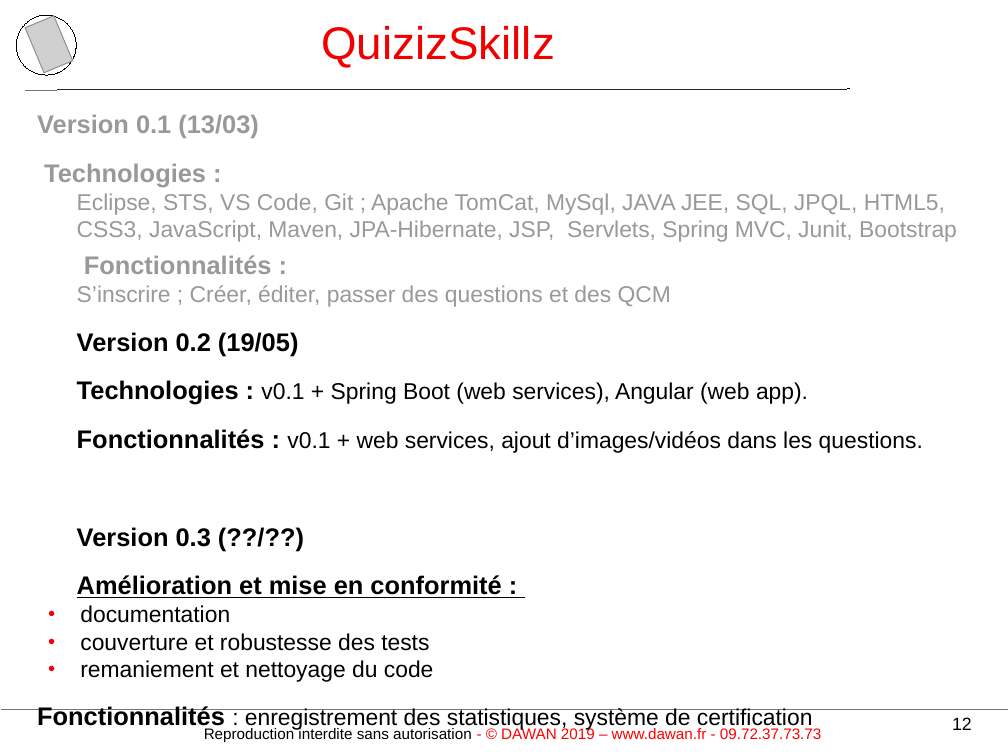
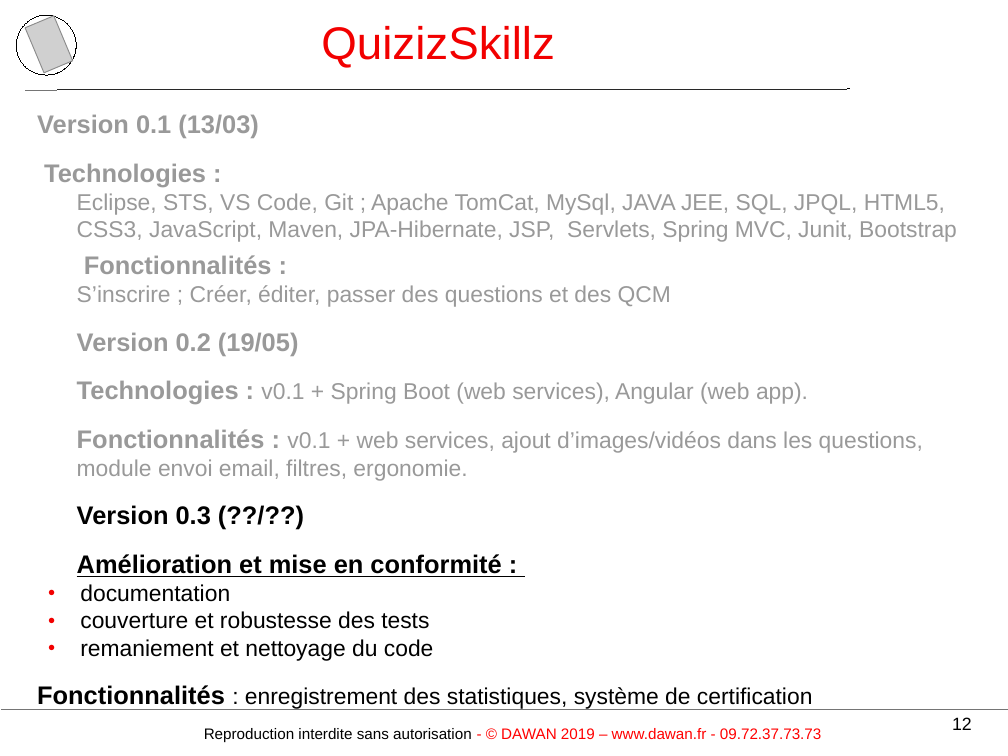
Before and after one commit to TeamLBnantes/QCM, a slide deck: slide 12 of 02Organisation/presentation de Mai/QuizIzSkillzAvecQCM.odp. Drawn at 1008x756 pixels with LibreOffice and Linux fonts; fonts in the diff are those of the drawing; grey boxes stand for pictures; background and template pictures are left out. Boxes give left, top, right and bottom in pixels: in the first picture for what was removed or moved away, otherwise in the second. Text is boxed around its words. In the diff, an @@ line names an element or a change of style, - is before the commit and + after.

Commit message:
signaler angular, video css angular, suivi passage angular en bdd via QCMpassed et QuestionUsed

```diff
--- a/02Organisation/presentation de Mai/QuizIzSkillzAvecQCM.odp
+++ b/02Organisation/presentation de Mai/QuizIzSkillzAvecQCM.odp
@@ text at [77, 332, 808, 404]: text colour #000000 to #999999 in "Version 0.2 (19/05)", "Technologies : v0.1 + Spring Boot (web ..." @@
@@ text at [77, 429, 923, 481]: text changed; text colour #000000 to #999999 @@
-Fonctionnalités : v0.1 + web services, ajout d’images/vidéos dans les questions.
+Fonctionnalités : v0.1 + web services, ajout d’images/vidéos dans les questions, module envoi email, filtres, ergonomie.
```
Also in this commit, not shown: 10 other slides changed, 6 slides added, 2 slides removed, 40 other files.
